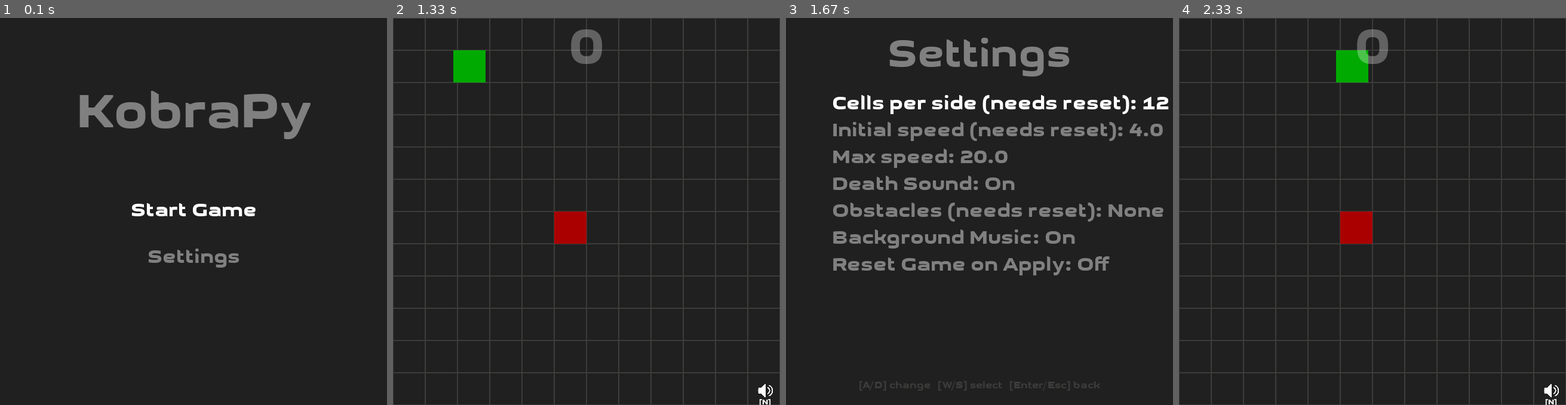
Above: before the commit, frames 1-4 (left to right).
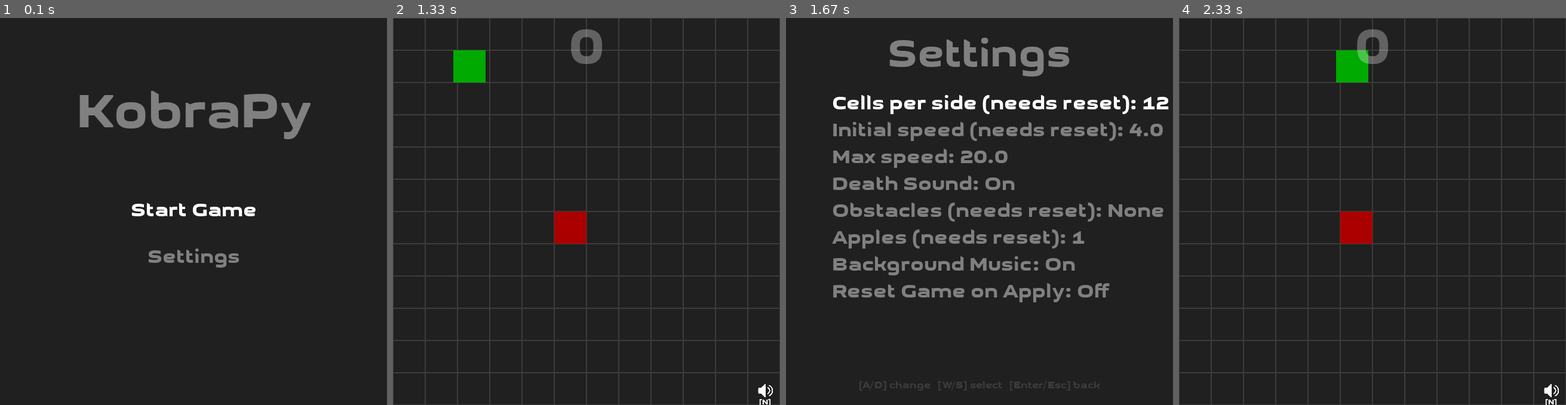
Above: after the commit, the same moments.

Repository: fossguild/naja
Game: pygame game, started from kobra.py
Same seed, same stepped clock (60 frames per second), same inputs: the game is played once before the commit and once after it.
Inputs:
- Up to frame 1 (0.1 s): no input
- Up to frame 2 (1.33 s): click "Start Game" at 0.38 s; hold Up 0.67-1.13 s; tap Enter at 1.17 s
- Up to frame 3 (1.67 s): tap Esc at 1.5 s
- Up to frame 4 (2.33 s): tap Enter at 1.83 s

Frames 1-2 are identical in both runs. In frame 3, 3.2% of the frame differs, in the area x 11-84%, y 54-74%; in frame 4, nothing differs.

Commit message:
feat: Add multiple apples support  (#131)
* feat: Add multiple apples support (closes #88)

- Added 'Number of apples' setting to game settings menu
- Updated GameState to manage list of apples instead of single apple
- Modified Snake.update() to accept list of apples
- Game loop now maintains N apples in the arena at all times
- Apples are automatically respawned when eaten (if free cells available)
- Added validation to prevent apple overlap
- Number of apples limited by available free grid squares
- Added 'number_of_apples' to critical settings requiring reset

Implementation details:
- Default: 1 apple (classic behavior)
- Max: 15% of grid cells or 30 apples (whichever is smaller)
- When snake eats apple, new one spawns immediately
- End-game: fills remaining free squares when N > free cells
- All apples properly repositioned on game reset
- Menu cap set to 30 for gameplay balance

* style: Fix Black formatting issues

- Fix line wrapping in entities.py for apple overlap check
- Remove trailing whitespace in state.py
- Remove trailing whitespace in kobra.py

* style: Fix remaining Black formatting issues in kobra.py

- Remove all trailing whitespace
- Wrap long occupied_cells calculation across multiple lines
- Wrap long while condition for apple overlap check

Diff:
--- a/entities.py
+++ b/entities.py
@@ -89,7 +89,7 @@
     # This function is called at each loop interation.
 
     def update(
-        self, apple: Apple, obstacles: list[Obstacle], game_over_func: Callable
+        self, apples: list[Apple], obstacles: list[Obstacle], game_over_func: Callable
     ) -> bool:
         """Update snake position and check for collisions.
 
@@ -161,8 +161,14 @@
             self.prev_head_x = self.x
             self.prev_head_y = self.y
 
-            # Reposition the apple
-            apple.ensure_valid_position(self, obstacles)
+            # Reposition all apples ensuring no overlap
+            for i, apple in enumerate(apples):
+                apple.ensure_valid_position(self, obstacles)
+                # Ensure this apple doesn't overlap with previously repositioned apples
+                while any(
+                    apple.x == apples[j].x and apple.y == apples[j].y for j in range(i)
+                ):
+                    apple.ensure_valid_position(self, obstacles)
 
         return died
 
--- a/kobra.py
+++ b/kobra.py
@@ -95,6 +95,7 @@
     "max_speed": 20.0,  # current speed clamp at apple pickup
     "death_sound": True,  # toggle death sound playback
     "obstacle_difficulty": "None",  # obstacle difficulty level
+    "number_of_apples": 1,  # number of apples simultaneously in the arena
     "background_music": True,  # toggle background music playback
     "reset_game_on_apply": False,  # reset game when applying settings
 }
@@ -132,6 +133,14 @@
         "type": "select",
         "options": ["None", "Easy", "Medium", "Hard", "Impossible"],
     },
+    {
+        "key": "number_of_apples",
+        "label": "Apples (needs reset)",
+        "type": "int",
+        "min": 1,
+        "max": 30,  # Capped at 30 for gameplay balance
+        "step": 1,
+    },
     {"key": "background_music", "label": "Background Music", "type": "bool"},
     {"key": "reset_game_on_apply", "label": "Reset Game on Apply", "type": "bool"},
 ]
@@ -140,6 +149,7 @@
 MAX_SPEED = SETTINGS["max_speed"]
 DEATH_SOUND_ON = SETTINGS["death_sound"]
 NUM_OBSTACLES = 0  # Will be calculated in apply_settings
+NUM_APPLES = SETTINGS["number_of_apples"]
 MUSIC_ON = SETTINGS["background_music"]
 
 # BIG_FONT   = pygame.font.Font("assets/font/Ramasuri.ttf", int(WIDTH/8))
@@ -282,7 +292,7 @@
 ## Apply SETTINGS to globals; resize surface/fonts if grid size changed.
 def apply_settings(state: GameState, reset_objects: bool = False) -> None:
     global GRID_SIZE, WIDTH, HEIGHT, BIG_FONT, SMALL_FONT
-    global CLOCK_TICKS, MAX_SPEED, DEATH_SOUND_ON, NUM_OBSTACLES, MUSIC_ON
+    global CLOCK_TICKS, MAX_SPEED, DEATH_SOUND_ON, NUM_OBSTACLES, NUM_APPLES, MUSIC_ON
 
     old_grid = GRID_SIZE
 
@@ -297,6 +307,15 @@
     NUM_OBSTACLES = Obstacle.calculate_obstacles_from_difficulty(
         SETTINGS["obstacle_difficulty"], WIDTH, GRID_SIZE, HEIGHT
     )
+
+    # Calculate max apples based on a reasonable percentage of total cells
+    # Limit to 15% of grid or 30 apples max (whichever is smaller)
+    total_cells = (WIDTH // GRID_SIZE) * (HEIGHT // GRID_SIZE)
+    max_apples_by_percent = int(total_cells * 0.15)  # 15% of grid
+    max_apples_absolute = 30  # Hard cap
+    max_apples = max(1, min(max_apples_by_percent, max_apples_absolute))
+    NUM_APPLES = min(int(SETTINGS["number_of_apples"]), max_apples)
+
     MUSIC_ON = bool(SETTINGS["background_music"])
 
     # Control background music playback based on setting
@@ -330,9 +349,18 @@
         # Objects will be recreated in the game state
         state.snake = Snake(WIDTH, HEIGHT, GRID_SIZE)
         state.create_obstacles_constructively(NUM_OBSTACLES)
-        state.apple = Apple(WIDTH, HEIGHT, GRID_SIZE)
+
+        # Create multiple apples
+        state.apples = []
+        for _ in range(NUM_APPLES):
+            apple = Apple(WIDTH, HEIGHT, GRID_SIZE)
+            apple.ensure_valid_position(state.snake, state.obstacles)
+            # Also ensure it doesn't overlap with existing apples
+            while any(apple.x == a.x and apple.y == a.y for a in state.apples):
+                apple.ensure_valid_position(state.snake, state.obstacles)
+            state.apples.append(apple)
+
         state.snake.speed = CLOCK_TICKS
-        state.apple.ensure_valid_position(state.snake)  # ensure apple is not on snake
 
 
 ##
@@ -610,6 +638,7 @@
                     old_cells = SETTINGS["cells_per_side"]
                     old_obstacles = SETTINGS["obstacle_difficulty"]
                     old_initial_speed = SETTINGS["initial_speed"]
+                    old_num_apples = SETTINGS["number_of_apples"]
 
                     run_settings_menu(state)
 
@@ -618,6 +647,7 @@
                         old_cells != SETTINGS["cells_per_side"]
                         or old_obstacles != SETTINGS["obstacle_difficulty"]
                         or old_initial_speed != SETTINGS["initial_speed"]
+                        or old_num_apples != SETTINGS["number_of_apples"]
                     )
 
                     # Force reset if critical settings changed, or use player preference
@@ -639,7 +669,7 @@
             ):
                 if state.snake.xmov or state.snake.ymov:
                     state.snake.update(
-                        state.apple, state.obstacles, lambda: game_over_handler(state)
+                        state.apples, state.obstacles, lambda: game_over_handler(state)
                     )
 
             # Advance interpolation toward the current target grid cell (if any)
@@ -700,7 +730,9 @@
         for obstacle in state.obstacles:
             obstacle.update()
 
-        state.apple.update(state.arena)
+        # Draw all apples
+        for apple in state.apples:
+            apple.update(state.arena)
 
         # Draw the tail with smooth interpolation
         for i, (tx, ty) in enumerate(state.snake.tail):
@@ -746,13 +778,36 @@
         # Draw music status indicator
         draw_music_indicator(state)
 
-        # If the head pass over an apple, lengthen the snake and drop another apple
-        if state.snake.head.x == state.apple.x and state.snake.head.y == state.apple.y:
-            state.snake.got_apple = True
-            state.snake.speed = min(
-                state.snake.speed * 1.1, MAX_SPEED
-            )  # Increase speed
-            state.apple.ensure_valid_position(state.snake, state.obstacles)
+        # Check collision with all apples and maintain N apples in arena
+        for apple in state.apples[:]:  # Use slice to iterate over copy
+            if state.snake.head.x == apple.x and state.snake.head.y == apple.y:
+                state.snake.got_apple = True
+                state.snake.speed = min(
+                    state.snake.speed * 1.1, MAX_SPEED
+                )  # Increase speed
+
+                # Remove eaten apple and spawn a new one
+                state.apples.remove(apple)
+
+                # Calculate available free cells
+                total_cells = (WIDTH // GRID_SIZE) * (HEIGHT // GRID_SIZE)
+                occupied_cells = (
+                    1 + len(state.snake.tail) + len(state.obstacles) + len(state.apples)
+                )
+                free_cells = total_cells - occupied_cells
+
+                # Only spawn new apple if there are free cells
+                if free_cells > 0:
+                    new_apple = Apple(WIDTH, HEIGHT, GRID_SIZE)
+                    new_apple.ensure_valid_position(state.snake, state.obstacles)
+                    # Ensure it doesn't overlap with existing apples
+                    while any(
+                        new_apple.x == a.x and new_apple.y == a.y for a in state.apples
+                    ):
+                        new_apple.ensure_valid_position(state.snake, state.obstacles)
+                    state.apples.append(new_apple)
+
+                break  # Only eat one apple per frame
 
         # Update display
         pygame.display.update()
--- a/state.py
+++ b/state.py
@@ -34,7 +34,7 @@
     arena: pygame.Surface
     game_on: int
     snake: Snake
-    apple: Apple
+    apples: list[Apple]
     obstacles: list[Obstacle]
 
     # Private fields
@@ -67,8 +67,12 @@
         # Game objects (initialized with proper dimensions)
         self.snake = Snake(display_width, display_height, grid_size)
         self.obstacles = []  # Will be populated by create_obstacles if needed
-        self.apple = Apple(display_width, display_height, grid_size)
-        self.apple.ensure_valid_position(self.snake, self.obstacles)
+
+        # Initialize with a single apple (will be updated by apply_settings)
+        self.apples = []
+        apple = Apple(display_width, display_height, grid_size)
+        apple.ensure_valid_position(self.snake, self.obstacles)
+        self.apples.append(apple)
 
     def update_dimensions(self, width: int, height: int, grid_size: int) -> None:
         """Update the game dimensions.
